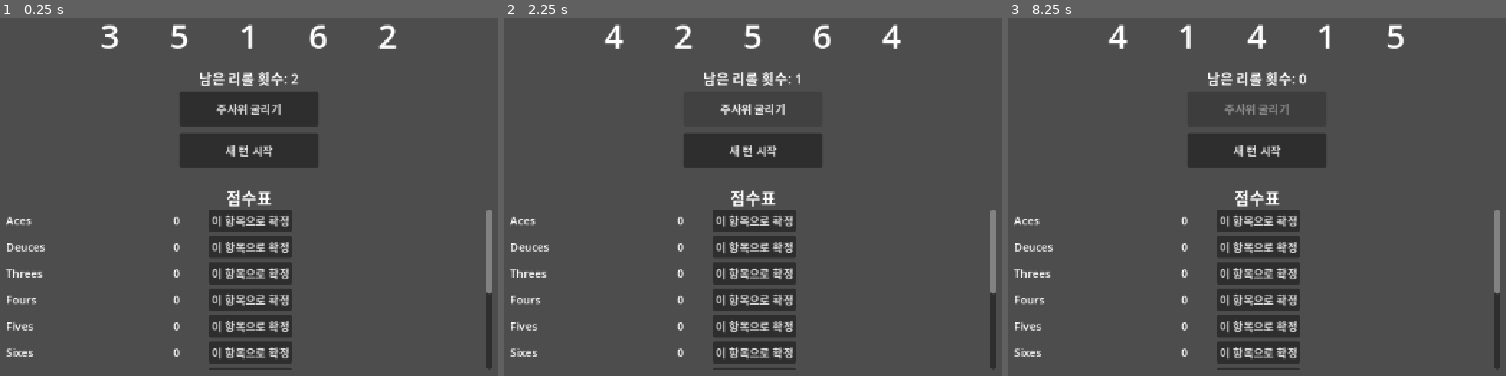
Above: before the commit, frames 1-3 (left to right).
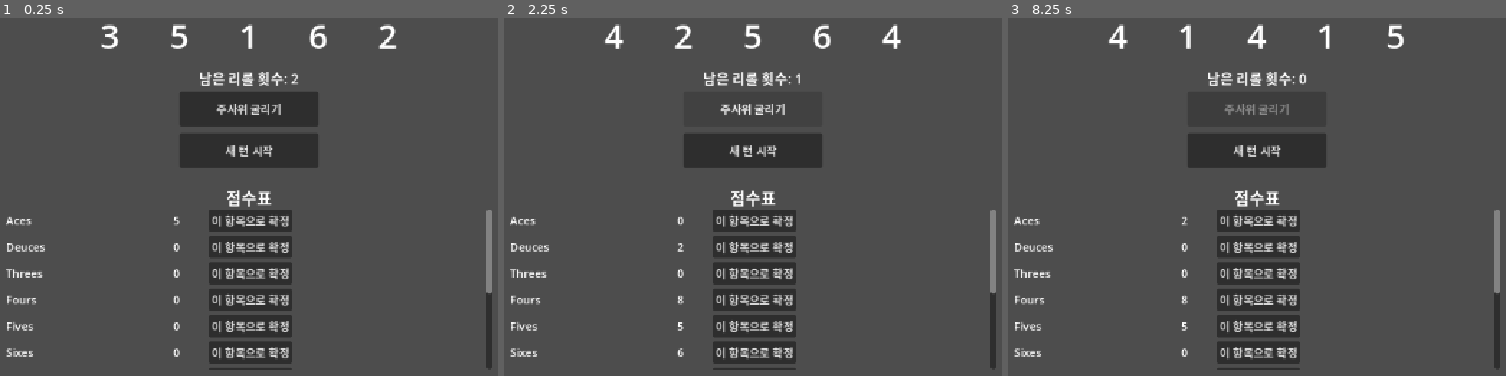
Above: after the commit, the same moments.

Repository: gyutaeng/yacht-dice
Game: Godot game, scene res://scenes/Main.tscn
Two runs of this game, one before a commit and one after it. Both use one fixed random seed, a clock stepped at 60 frames per second and the inputs below.
Inputs:
- Up to frame 1 (0.25 s): no input
- Up to frame 2 (2.25 s): click "새 턴 시작" at 0.5 s; click "새 턴 시작" at 1.25 s; click "주사위 굴리기" at 2 s
- Up to frame 3 (8.25 s): click "이 항목으로 확정" at 2.75 s; click "이 항목으로 확정" at 3.5 s; click "이 항목으로 확정" at 4.25 s; click "이 항목으로 확정" at 5 s; click "이 항목으로 확정" at 5.75 s; click "이 항목으로 확정" at 6.5 s; click "이 항목으로 확정" at 7.25 s; click "주사위 굴리기" at 8 s

The runs differ from the first frame. In frame 1, less than 0.1% of the frame differs, in the area x 34-37%, y 55-58%; in frame 2, less than 0.1%, in the area x 34-37%, y 63-95%; in frame 3, less than 0.1%.

Commit message:
점수표 계산 로직 구현

Diff:
--- a/scenes/Main.gd
+++ b/scenes/Main.gd
@@ -51,18 +51,18 @@
 		label.gui_input.connect(_on_dice_gui_input.bind(i))
 
 	score_calculators = [
-		_calc_aces,
-		_calc_deuces,
-		_calc_threes,
-		_calc_fours,
-		_calc_fives,
-		_calc_sixes,
-		_calc_choice,
-		_calc_four_of_a_kind,
-		_calc_full_house,
-		_calc_small_straight,
-		_calc_large_straight,
-		_calc_yacht,
+		calc_aces,
+		calc_deuces,
+		calc_threes,
+		calc_fours,
+		calc_fives,
+		calc_sixes,
+		calc_choice,
+		calc_four_of_a_kind,
+		calc_full_house,
+		calc_small_straight,
+		calc_large_straight,
+		calc_yacht,
 	]
 
 	_build_scoreboard()
@@ -154,49 +154,100 @@
 		score_labels[i].text = str(value)
 
 
-func _calc_aces(dice: Array[int]) -> int:
-	return 0
-
-
-func _calc_deuces(dice: Array[int]) -> int:
-	return 0
-
-
-func _calc_threes(dice: Array[int]) -> int:
-	return 0
-
-
-func _calc_fours(dice: Array[int]) -> int:
-	return 0
-
-
-func _calc_fives(dice: Array[int]) -> int:
-	return 0
-
-
-func _calc_sixes(dice: Array[int]) -> int:
-	return 0
-
-
-func _calc_choice(dice: Array[int]) -> int:
-	return 0
-
-
-func _calc_four_of_a_kind(dice: Array[int]) -> int:
-	return 0
-
-
-func _calc_full_house(dice: Array[int]) -> int:
-	return 0
-
-
-func _calc_small_straight(dice: Array[int]) -> int:
-	return 0
-
-
-func _calc_large_straight(dice: Array[int]) -> int:
-	return 0
-
-
-func _calc_yacht(dice: Array[int]) -> int:
-	return 0
+func calc_aces(dice: Array[int]) -> int:
+	return _count_value(dice, 1) * 1
+
+
+func calc_deuces(dice: Array[int]) -> int:
+	return _count_value(dice, 2) * 2
+
+
+func calc_threes(dice: Array[int]) -> int:
+	return _count_value(dice, 3) * 3
+
+
+func calc_fours(dice: Array[int]) -> int:
+	return _count_value(dice, 4) * 4
+
+
+func calc_fives(dice: Array[int]) -> int:
+	return _count_value(dice, 5) * 5
+
+
+func calc_sixes(dice: Array[int]) -> int:
+	return _count_value(dice, 6) * 6
+
+
+func calc_choice(dice: Array[int]) -> int:
+	return _sum(dice)
+
+
+func calc_four_of_a_kind(dice: Array[int]) -> int:
+	var counts := _count_all(dice)
+	for value in counts:
+		if counts[value] >= 4:
+			return _sum(dice)
+	return 0
+
+
+func calc_full_house(dice: Array[int]) -> int:
+	var counts := _count_all(dice)
+	var counts_sorted := counts.values()
+	counts_sorted.sort()
+	if counts_sorted == [2, 3]:
+		return 25
+	return 0
+
+
+func calc_small_straight(dice: Array[int]) -> int:
+	var unique_values := {}
+	for d in dice:
+		unique_values[d] = true
+
+	var straights := [[1, 2, 3, 4], [2, 3, 4, 5], [3, 4, 5, 6]]
+	for straight in straights:
+		var has_all := true
+		for v in straight:
+			if not unique_values.has(v):
+				has_all = false
+				break
+		if has_all:
+			return 15
+	return 0
+
+
+func calc_large_straight(dice: Array[int]) -> int:
+	var sorted_dice := dice.duplicate()
+	sorted_dice.sort()
+	if sorted_dice == [1, 2, 3, 4, 5] or sorted_dice == [2, 3, 4, 5, 6]:
+		return 30
+	return 0
+
+
+func calc_yacht(dice: Array[int]) -> int:
+	for d in dice:
+		if d != dice[0]:
+			return 0
+	return 50
+
+
+func _count_value(dice: Array[int], value: int) -> int:
+	var count := 0
+	for d in dice:
+		if d == value:
+			count += 1
+	return count
+
+
+func _count_all(dice: Array[int]) -> Dictionary:
+	var counts := {}
+	for d in dice:
+		counts[d] = counts.get(d, 0) + 1
+	return counts
+
+
+func _sum(dice: Array[int]) -> int:
+	var total := 0
+	for d in dice:
+		total += d
+	return total
